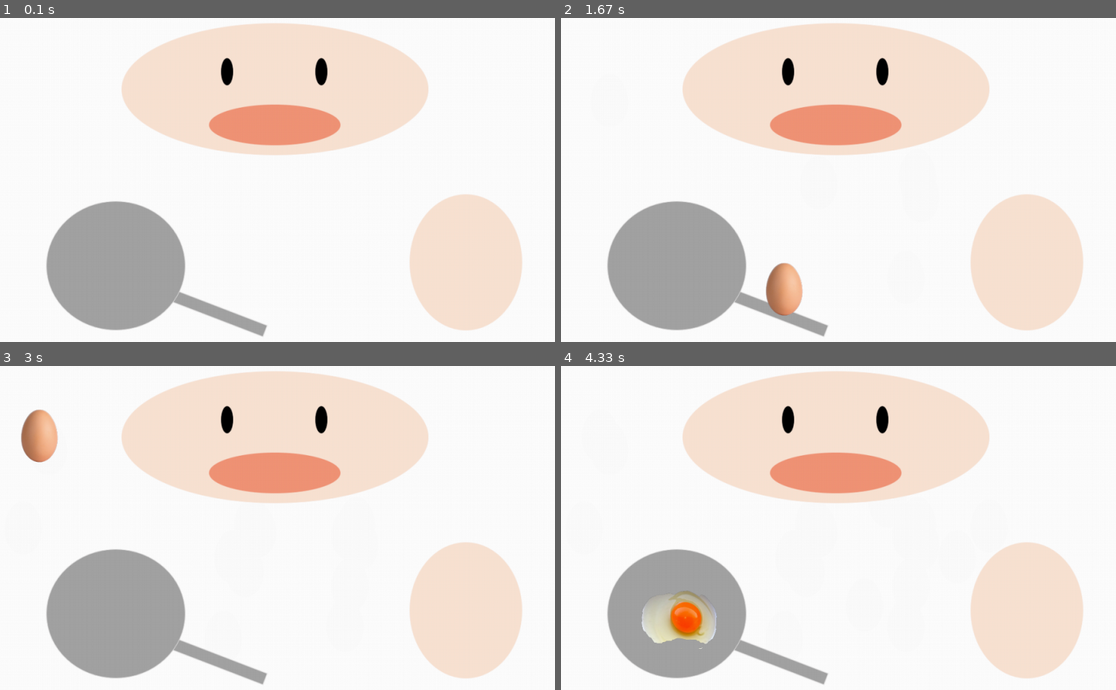
Above: before the commit, frames 1-4 (two rows, left to right).
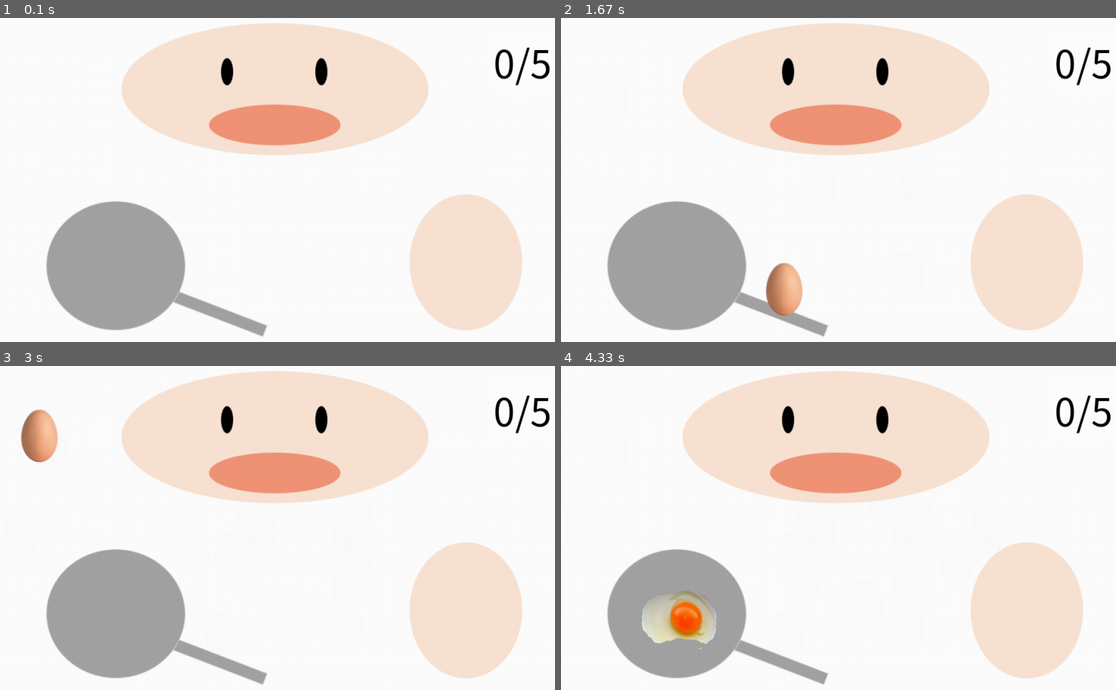
Above: after the commit, the same moments.

Repository: Luo-Andy-043/PBC_Final
Game: pygame game, started from Coding/mock_test.py
Two runs of this game, one before a commit and one after it. Both use one fixed random seed, a clock stepped at 60 frames per second and the inputs below.
Inputs (mouse positions are in pixels of both pictures, inside the frame that each line leads up to):
- Up to frame 1 (0.1 s): no input
- Up to frame 2 (1.67 s): press the mouse at (1027, 264) at 0.37 s; move the mouse to (916, 173) at 0.47 s; release the mouse at (810, 86) at 0.6 s; press the mouse at (1027, 264) at 0.7 s; move the mouse to (816, 183) at 0.8 s; release the mouse at (610, 99) at 0.93 s; press the mouse at (1027, 264) at 1.03 s; move the mouse to (921, 196) at 1.13 s; release the mouse at (816, 124) at 1.27 s; press the mouse at (1027, 264) at 1.37 s; move the mouse to (905, 277) at 1.47 s; release the mouse at (783, 290) at 1.6 s
- Up to frame 3 (3 s): press the mouse at (466, 612) at 1.7 s; move the mouse to (349, 583) at 1.8 s; release the mouse at (233, 557) at 1.93 s; press the mouse at (466, 612) at 2.03 s; move the mouse to (244, 570) at 2.13 s; release the mouse at (22, 528) at 2.27 s; press the mouse at (466, 612) at 2.37 s; move the mouse to (349, 534) at 2.47 s; release the mouse at (233, 453) at 2.6 s; press the mouse at (466, 612) at 2.7 s; move the mouse to (255, 524) at 2.8 s; release the mouse at (38, 434) at 2.93 s
- Up to frame 4 (4.33 s): press the mouse at (1027, 612) at 3.03 s; move the mouse to (955, 557) at 3.13 s; release the mouse at (888, 502) at 3.27 s; press the mouse at (1027, 612) at 3.37 s; move the mouse to (988, 524) at 3.47 s; release the mouse at (949, 440) at 3.6 s; press the mouse at (1027, 612) at 3.7 s; move the mouse to (866, 605) at 3.8 s; release the mouse at (699, 596) at 3.93 s

The runs differ from the first frame. In frame 1, 0.4% of the frame differs, in the area x 89-100%, y 9-21%; in frame 2, 0.4%; in frame 3, 0.4%; in frame 4, 0.4%.

Commit message:
egg-score

Diff:
--- a/Coding/mock_test.py
+++ b/Coding/mock_test.py
@@ -83,6 +83,7 @@
         raw_egg_appear = False
         ok_egg_appear = False
         cook = 0
+        wait = 0
         eaten = 0
         run = True
         # 載入圖片
@@ -98,10 +99,19 @@
         fry = pygame.mixer.Sound('./素材/煎蛋/煎蛋.mp3')
         fry.set_volume(0.2)
 
+        # 載入字
+        fontobj = pygame.font.Font('./素材/fonts/NotoSansCJKtc-hinted/NotoSansCJKtc-Black.otf', 64)
+
         while run:
             # 畫廚房背景
             kitchen = pygame.transform.smoothscale(kitchen, (1120, 630))
             screen.blit(kitchen, (0,0))
+
+            # 顯示已吃幾顆
+            textsurfaceobj = fontobj.render(str(eaten)+'/5', True, (0,0,0), (255,255,255))
+            textrectobj = textsurfaceobj.get_rect()
+            textrectobj.center = (970,100)
+            screen.blit(textsurfaceobj, textrectobj)
 
             for event in pygame.event.get():
                 if event.type == pygame.QUIT:
@@ -175,12 +185,18 @@
                 ok_egg = pygame.transform.smoothscale(ok_egg, (135, 100))
                 screen.blit(ok_egg, (okegg_pos[0]-67.5, okegg_pos[1]-50))
 
+            #延遲一下再顯示贏ㄉ畫面
+            if eaten == 5:
+                wait += 1
+
             # 吃五顆蛋就過關
-            if eaten == 5:
+            if wait > 10:
                 win = pygame.transform.smoothscale(win, (1120,630))
                 screen.blit(win, (0,0))
 
             pygame.display.update()
+    # def guess_song(self):
+
 
 # 玩遊戲!
 play = little_game()
